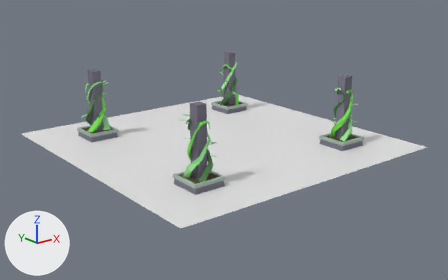
One commit to the Blender file ETTWHD/Assets/MODELS/ROOM17/Garden/GardenRoom_002.blend: the scene before it, then after it.
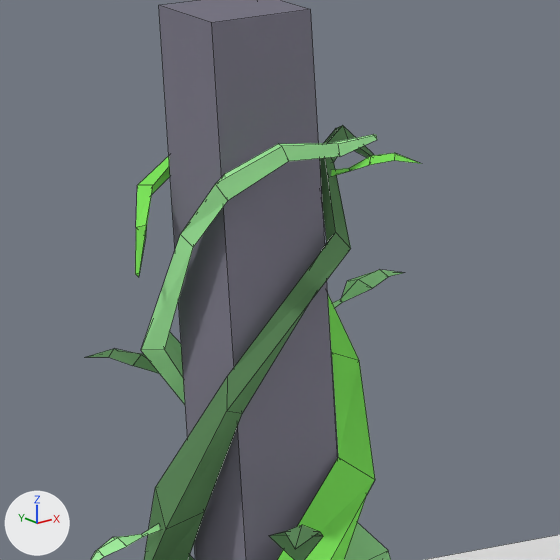
Old and new are each drawn whole from a 50 mm camera at (-21.44, -27.46, 10.9) aimed at (-0.03, -0.7, 0.19) and again close up on the part from 16% to 27% of the width and 25% to 42% of the height. Every picture has the same lights, and +X, +Y and +Z are marked at lower left. The close-ups show mesh edges as thin lines.

Names of what the first close-up shows: 'Floor', 'Int.004'.
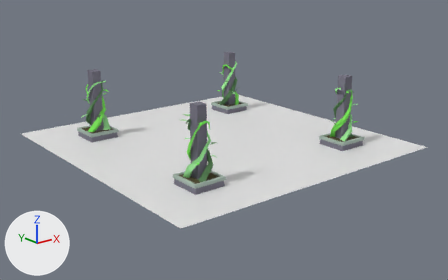
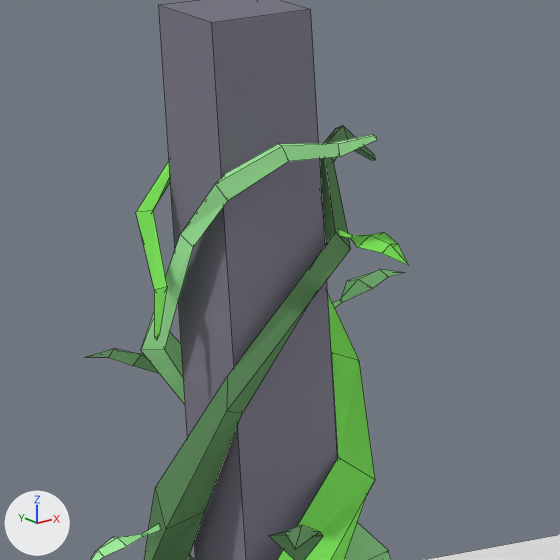
Changed parts and their boxes (x1, y1, x2, y2) in the close-ups (560 x 560 px; the box of a moved part takes in the faces that stretch with it):
'Int.004', reshaped: before (87, 0, 422, 560); after (87, 0, 409, 560)
part 1 of me_cube_014, moved or reshaped: before (331, 153, 422, 176); after (339, 229, 409, 266)
part 2 of me_cube_014, moved or reshaped: before (135, 156, 170, 277); after (136, 161, 170, 340)

The edits, one by one:
me_cube_014 has 199 vertices, 184 faces and spans x -0.94..0.92, y 0.0..4.0, z -0.91..0.91.
me_cube_014 is used by ob_int_004; parent ob_interior; location (-5.063, 0.0, -5.094); rotation (0.0, 3.142, 0.0), in degrees (0, 180, 0).
Before the commit, vertices of me_cube_014: 100 (0.53, 2.94, 0.16) at pixel (135, 227), 106 (0.55, 2.71, 0.17) at pixel (135, 273), 108 (0.53, 2.68, 0.17) at pixel (138, 277).
me_cube_014 part 1: the loose piece of 13 vertices spanning x -0.72..-0.33, y 3.14..3.26, z -0.5..-0.21 is multiplied about its middle by the matrix ((0.855, 0.0, -0.519), (0.215, 0.91, 0.354), (0.473, -0.414, 0.778)), then moved by (0.12, -0.36, -0.16).
Part 2, on me_cube_014:
Vertices 100, 106, 108 of me_cube_014 move by (-0.01, -0.29, -0.14).
Vertex 101 of me_cube_014 moves from (0.5, 2.96, 0.11) at pixel (146, 224) to (0.47, 2.66, -0.01) at pixel (167, 286).
Vertex 102 of me_cube_014 moves from (0.48, 2.88, 0.16) at pixel (145, 237) to (0.47, 2.59, 0.05).
Vertex 103 of me_cube_014 moves from (0.39, 3.01, 0.34) to (0.46, 2.9, 0.25) at pixel (140, 230).
Vertex 104 of me_cube_014 moves from (0.37, 3.11, 0.28) at pixel (153, 185) to (0.41, 3.0, 0.2) at pixel (153, 210).
Vertex 105 of me_cube_014 moves from (0.42, 3.11, 0.35) at pixel (137, 185) to (0.49, 3.0, 0.24) at pixel (135, 212).
Vertex 107 of me_cube_014 moves from (0.53, 2.71, 0.15) at pixel (139, 272) to (0.52, 2.42, 0.01) at pixel (159, 335).
